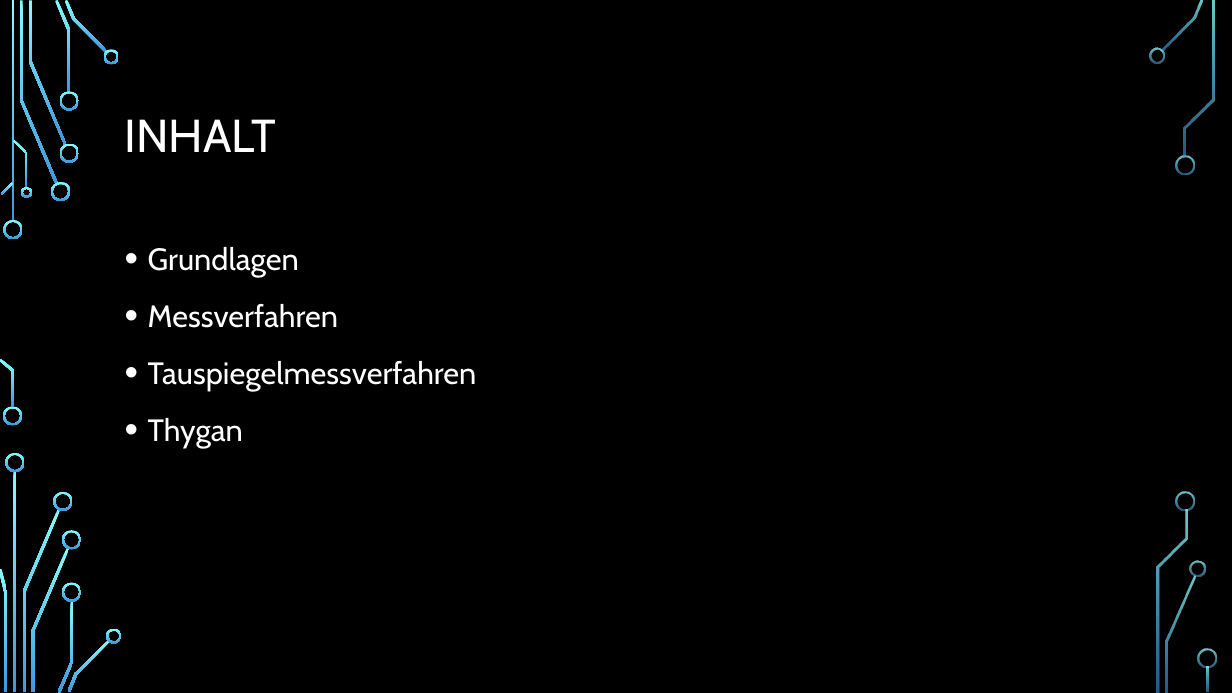
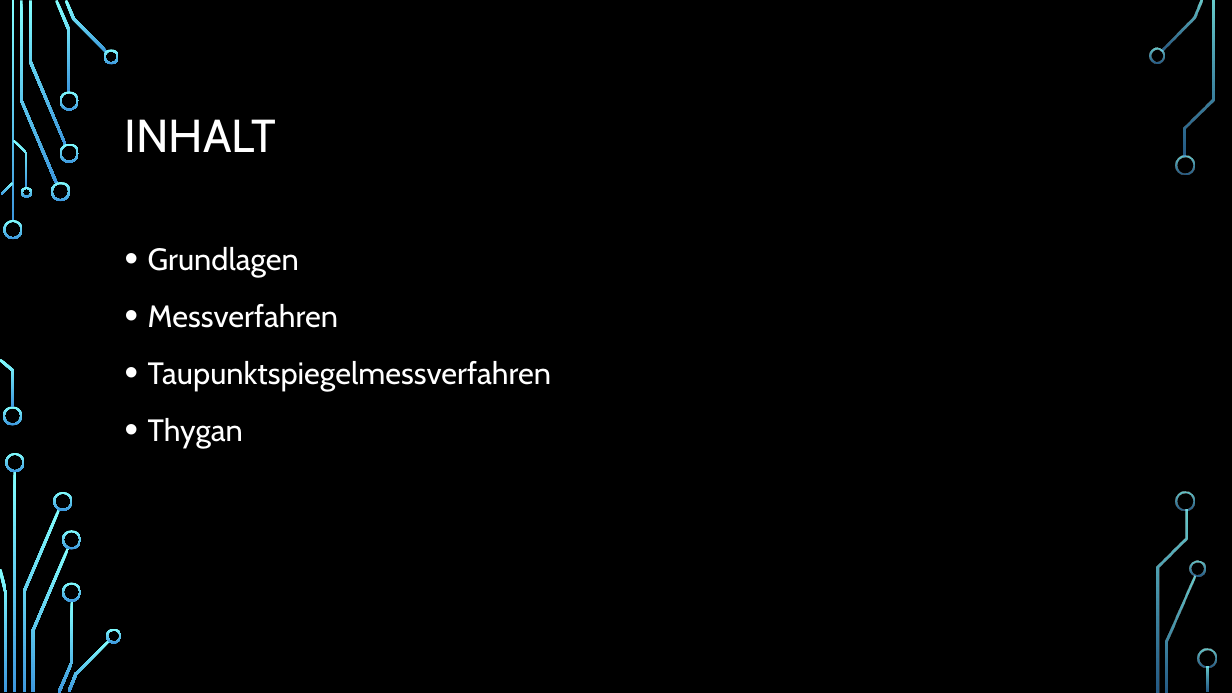
Before and after one commit to AndresMinder/factsheet, a slide deck: slide 2 of LuftfeuchtigkeitssensorenPP.pptx. Drawn at 1232x693 pixels with LibreOffice and Linux fonts; fonts in the diff are those of the drawing; background and template pictures are left out. Boxes give left, top, right and bottom in pixels: in the first picture for what was removed or moved away, otherwise in the second. Text is boxed around its words. In the diff, an @@ line names an element or a change of style, - is before the commit and + after.

```diff
--- a/LuftfeuchtigkeitssensorenPP.pptx
+++ b/LuftfeuchtigkeitssensorenPP.pptx
@@ text at [148,361,551,391]: text changed @@
-• Tauspiegelmessverfahren
+• Taupunktspiegelmessverfahren
```
Also in this commit, not shown: 4 slides added, 2 slides removed.
